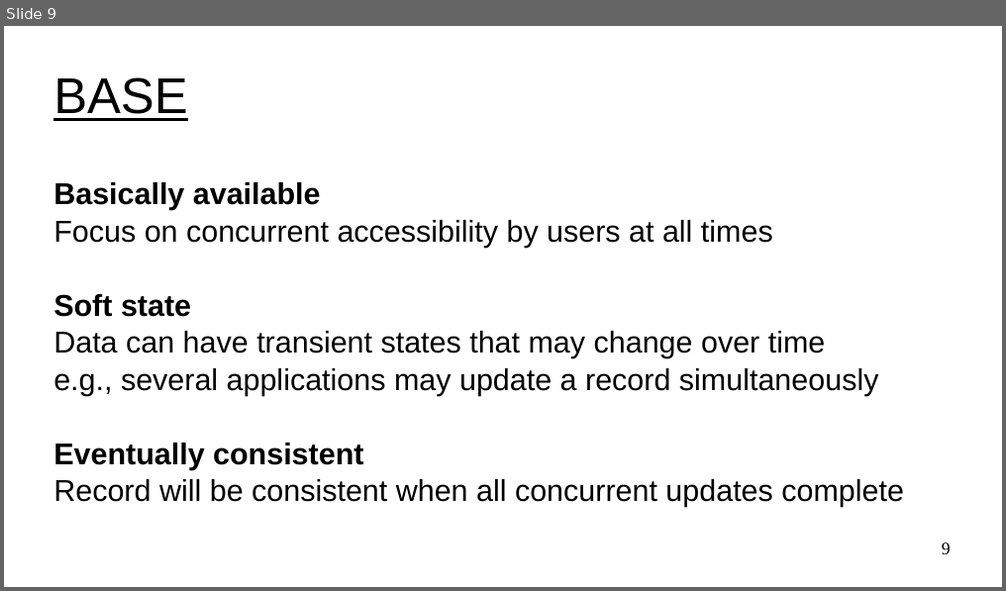
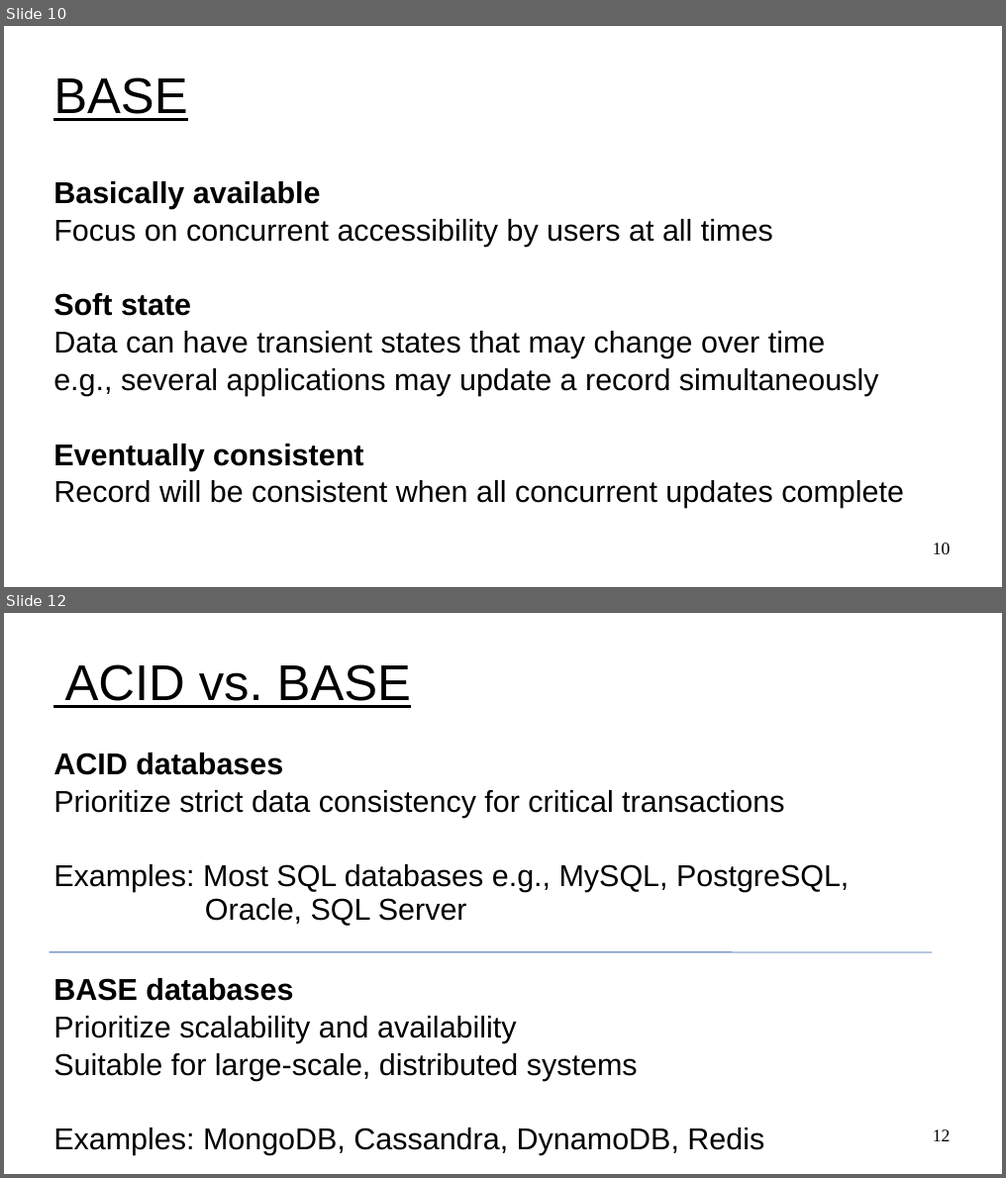
Before and after one commit to UVADS/distributed_computing, a slide deck: 03_dataframes_and_spark_sql/cap_theorem.ppt. Shown one above the other, each under a label of ours: slide 9 before the commit, slides 10 and 12 after it; the slides between them are not shown. The pictures are 1006x591 and 1006x1178 pixels, drawn with LibreOffice and Linux fonts; fonts in the diff are those of the drawing. Boxes give left, top, right and bottom in pixels: in the first picture for what was removed or moved away, otherwise in the second. Text is boxed around its words. In the diff, an @@ line names an element or a change of style, - is before the commit and + after.

```diff
--- a/03_dataframes_and_spark_sql/cap_theorem.ppt
+++ b/03_dataframes_and_spark_sql/cap_theorem.ppt
@@ slide 12 added at bbox=[4, 613, 1002, 1174], background #FFFFFF @@
@@ title added at bbox=[65, 664, 411, 708], 40 pt, text #000000, underline @@
+ACID vs. BASE
@@ text added at bbox=[54, 753, 848, 926], 24 pt, text #000000 @@
+ACID databases
+Prioritize strict data consistency for critical transactions
+Examples: Most SQL databases e.g., MySQL, PostgreSQL,
+Oracle, SQL Server
@@ line added from (50, 953) to (933, 953), #3465A4 0.74 pt @@
@@ text added at bbox=[54, 978, 764, 1156], 24 pt, text #000000 @@
+BASE databases
+Prioritize scalability and availability
+Suitable for large-scale, distributed systems
+Examples: MongoDB, Cassandra, DynamoDB, Redis
@@ page number added at bbox=[933, 1130, 950, 1142], 14 pt, text #000000 @@
+12
@@ what was slide 9 is now slide 10 @@
@@ page number at bbox=[933, 543, 950, 555]: text changed @@
-9
+10
```
Also in this commit, not shown: 3 slides changed, 2 other slides added, 4 other files.
